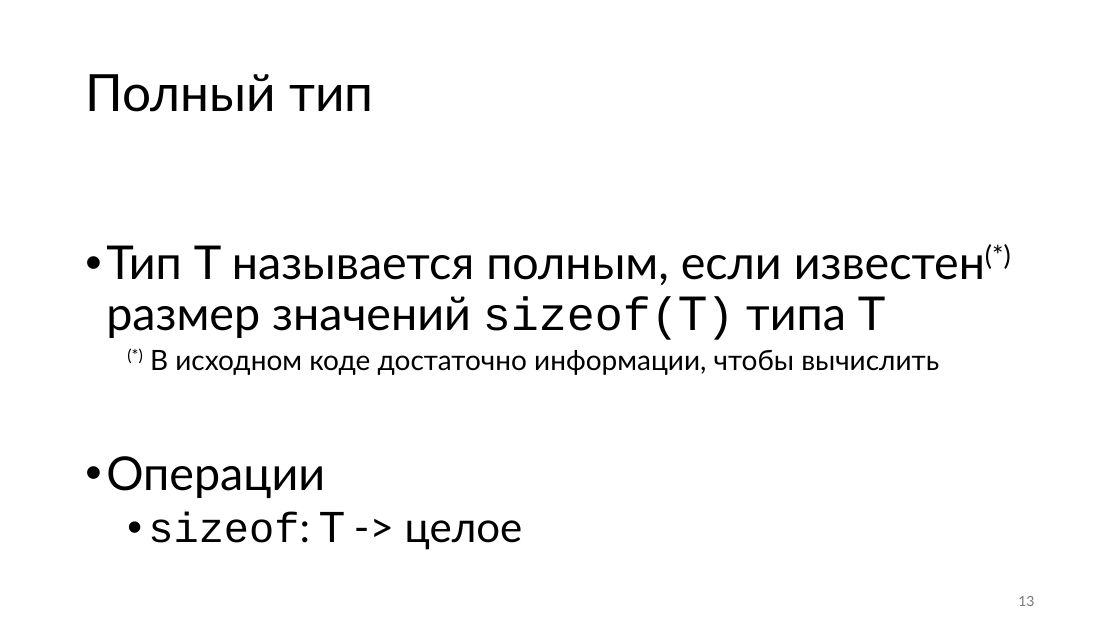
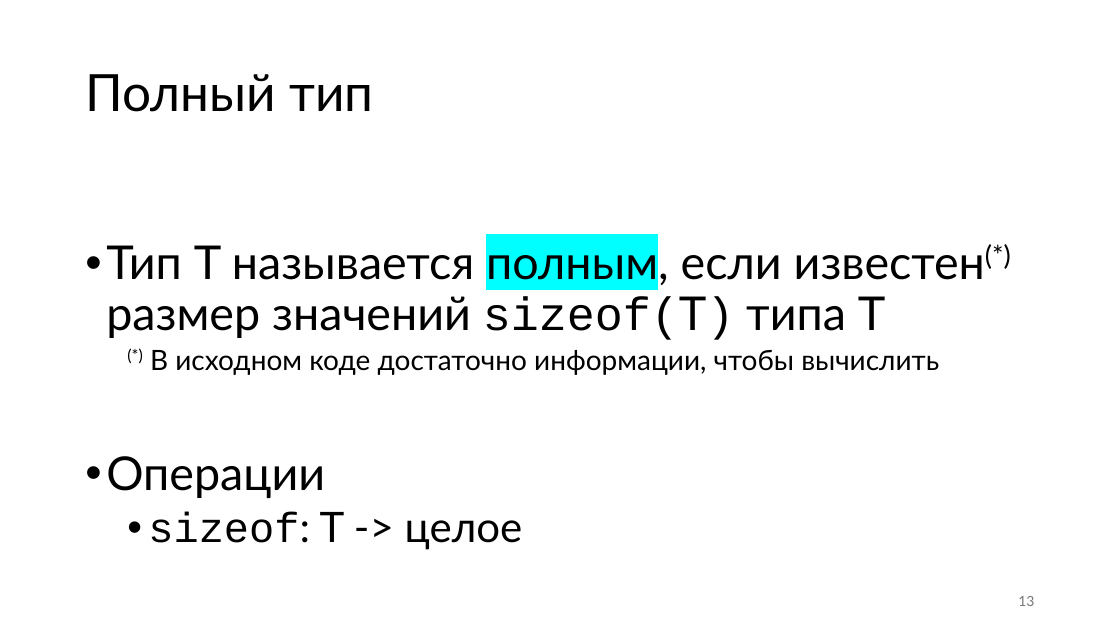
Before and after one commit to Evgueni-Petrov-aka-espetrov/Algorithms-and-Programming-in-C-pptx, a slide deck: slide 13 of 001 Типы языка Си.pptx. Drawn at 1120x630 pixels with LibreOffice and Linux fonts; fonts in the diff are those of the drawing. Boxes give left, top, right and bottom in pixels: in the first picture for what was removed or moved away, otherwise in the second. Text is boxed around its words. In the diff, an @@ line names an element or a change of style, - is before the commit and + after.

```diff
--- a/001 Типы языка Си.pptx
+++ b/001 Типы языка Си.pptx
@@ text at (x1=106, y1=239, x2=985, y2=340): highlight none to #00FFFF in "полным," @@
```
Also in this commit, not shown: 16 other slides changed, 1 other file.
